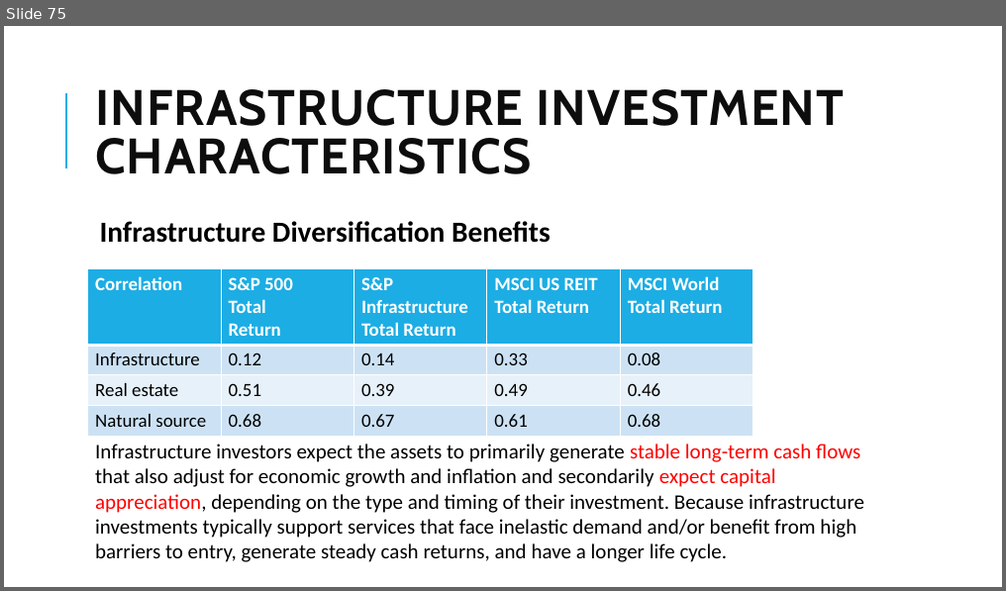
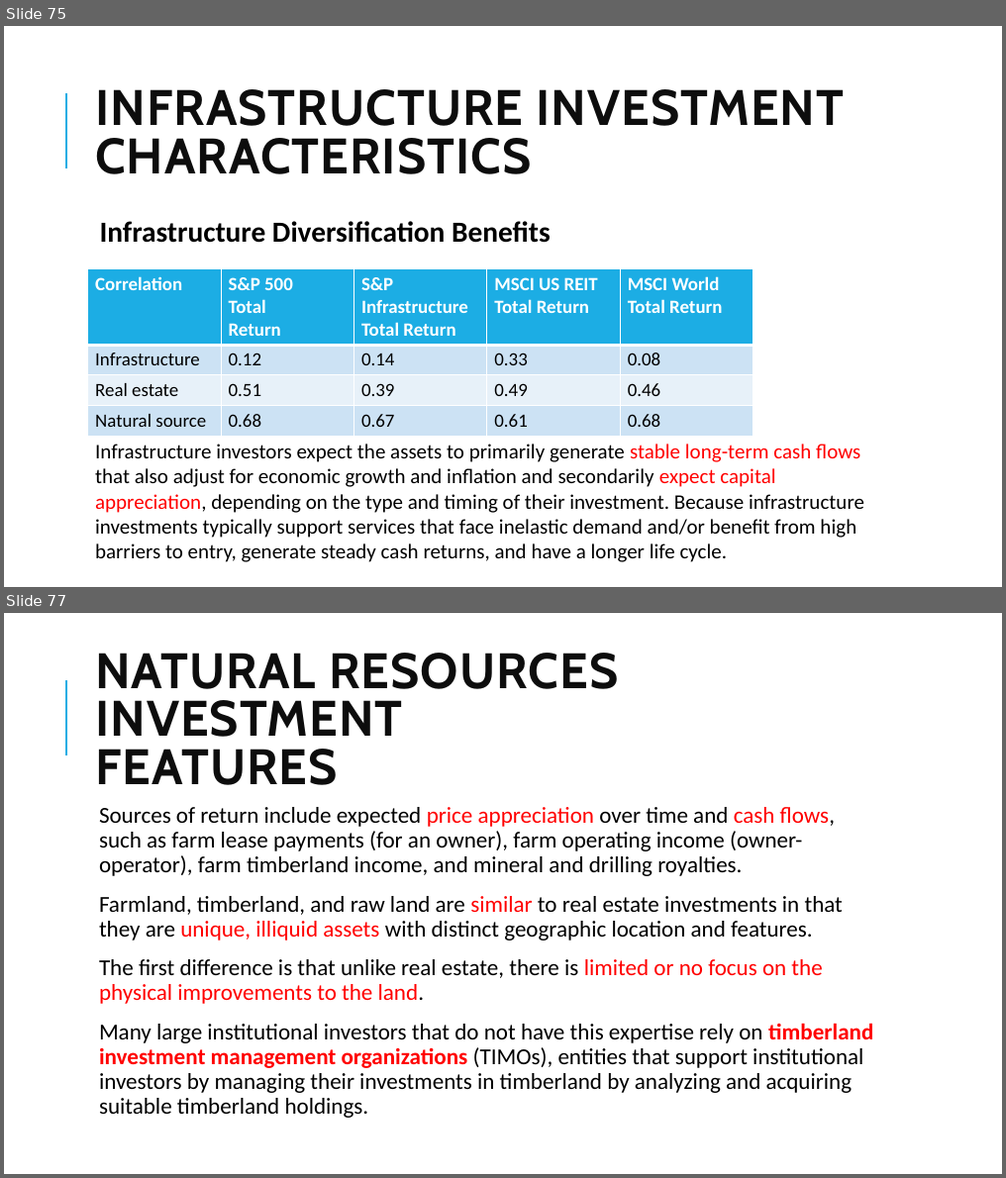
Before and after one commit to Isco0530/data, a slide deck: 2024Alternative.pptx. Shown one above the other, each under a label of ours: slide 75 before the commit, slides 75 and 77 after it; the slides between them are not shown. The pictures are 1006x591 and 1006x1178 pixels, drawn with LibreOffice and Linux fonts; fonts in the diff are those of the drawing. Boxes give left, top, right and bottom in pixels: in the first picture for what was removed or moved away, otherwise in the second. Text is boxed around its words. In the diff, an @@ line names an element or a change of style, - is before the commit and + after.

```diff
--- a/2024Alternative.pptx
+++ b/2024Alternative.pptx
@@ slide 77 added at bbox=[4, 613, 1002, 1174], background #FFFFFF; not listed: 1 template element that a slide beside it also shows @@
@@ title added at bbox=[95, 653, 618, 785], 48 pt, text #0D0D0D, bold @@
+NATURAL RESOURCES INVESTMENT
+FEATURES
@@ text added at bbox=[99, 807, 873, 1118], 22 pt, text #000000 @@
+  Sources of return include expected price appreciation over time and cash flows, such as farm lease payments (for an owner), farm operating income (owner-operator), farm timberland income, and mineral and drilling royalties.
+  Farmland, timberland, and raw land are similar to real estate investments in that they are unique, illiquid assets with distinct geographic location and features.
+  The first difference is that unlike real estate, there is limited or no focus on the physical improvements to the land.
+  Many large institutional investors that do not have this expertise rely on timberland investment management organizations (TIMOs), entities that support institutional investors by managing their investments in timberland by analyzing and acquiring suitable timberland holdings.
```
Also in this commit, not shown: 1 slide changed, 3 other slides added.
